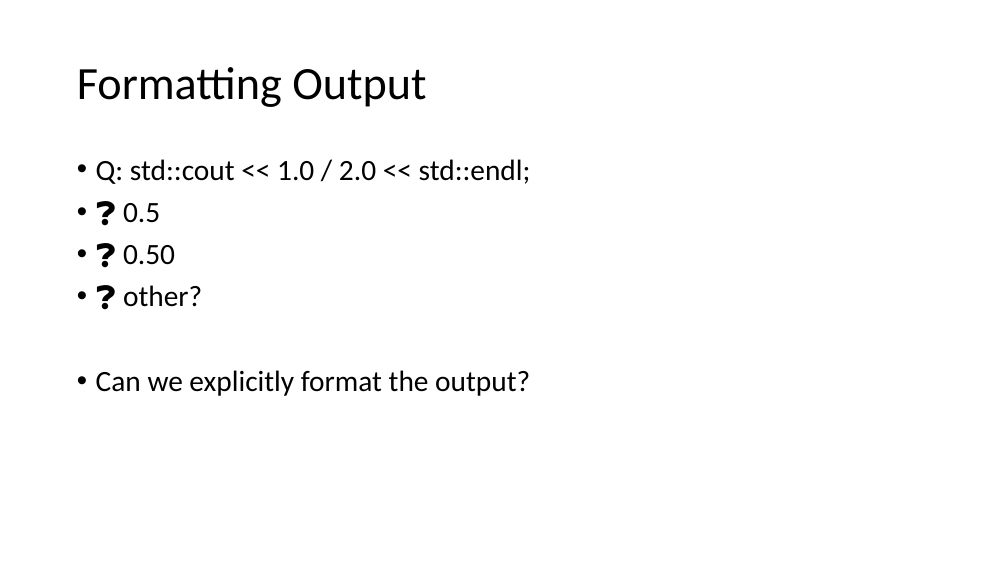
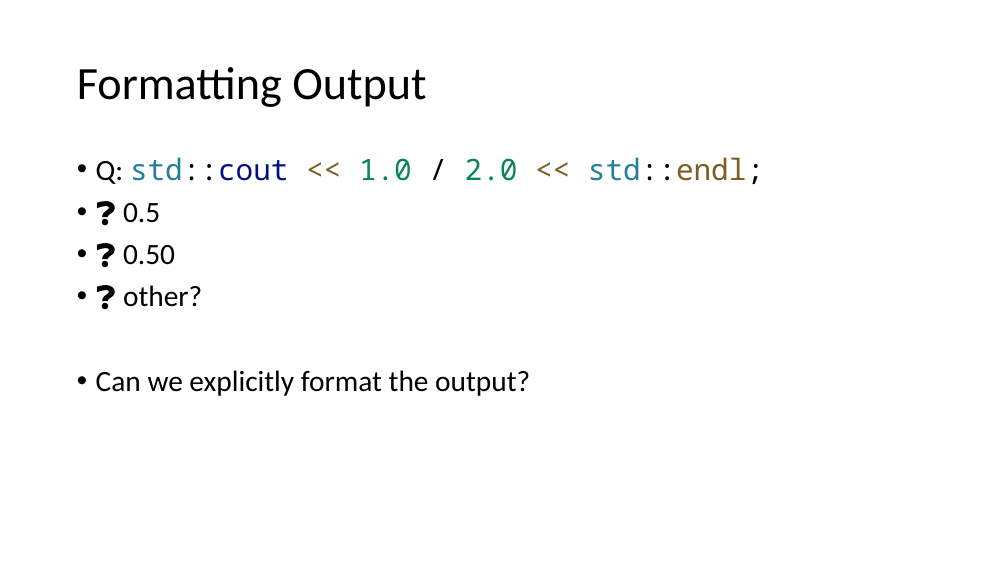
Before and after one commit to CNOCycle/cpp_tutorial, a slide deck: slide 6 of 03-iostream/00-iostream.pptx (slide 7 before the commit). Drawn at 1008x567 pixels with LibreOffice and Linux fonts; fonts in the diff are those of the drawing. Boxes give left, top, right and bottom in pixels: in the first picture for what was removed or moved away, otherwise in the second. Text is boxed around its words. In the diff, an @@ line names an element or a change of style, - is before the commit and + after.

```diff
--- a/03-iostream/00-iostream.pptx
+++ b/03-iostream/00-iostream.pptx
@@ text at bbox=[96, 157, 764, 184]: font Calibri to Noto Sans Mono in "std::cout << 1.0 / 2.0 << std::endl;"; text colour #000000 to #267F99 in "std::cout std::endl;"; text colour #000000 to #001080 in "std::cout"; text colour #000000 to #795E26 in "<< << std::endl;"; text colour #000000 to #098658 in "1.0 2.0" @@
```
Also in this commit, not shown: 4 other files.
